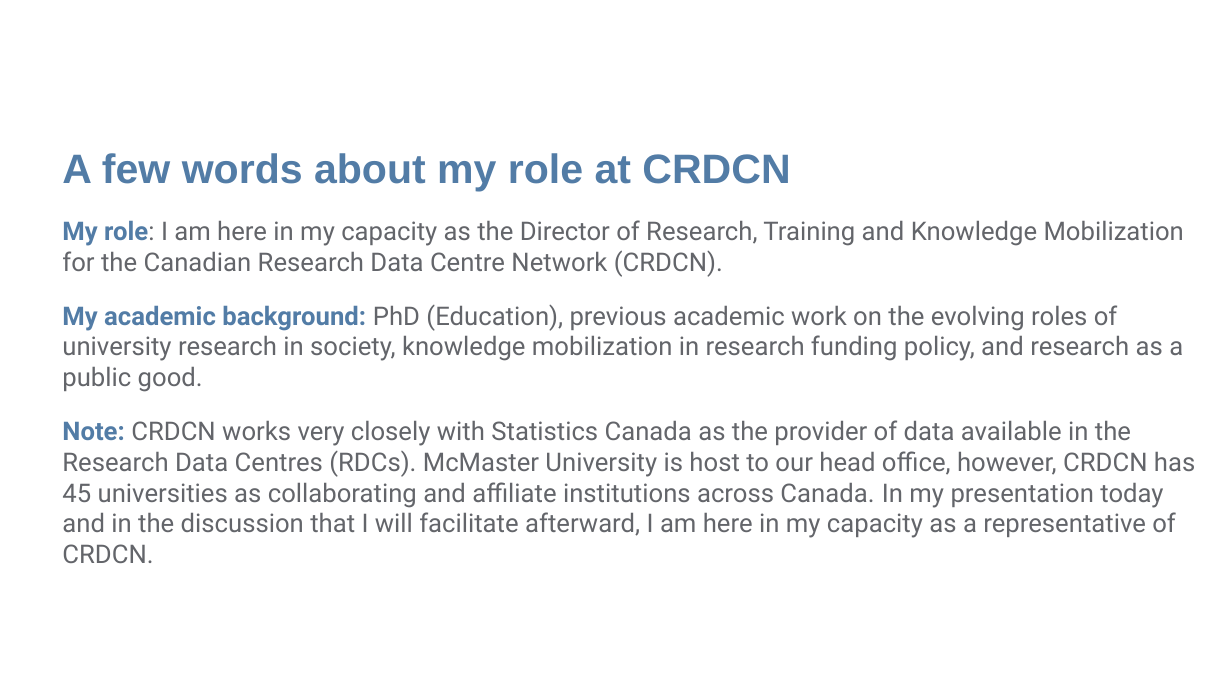
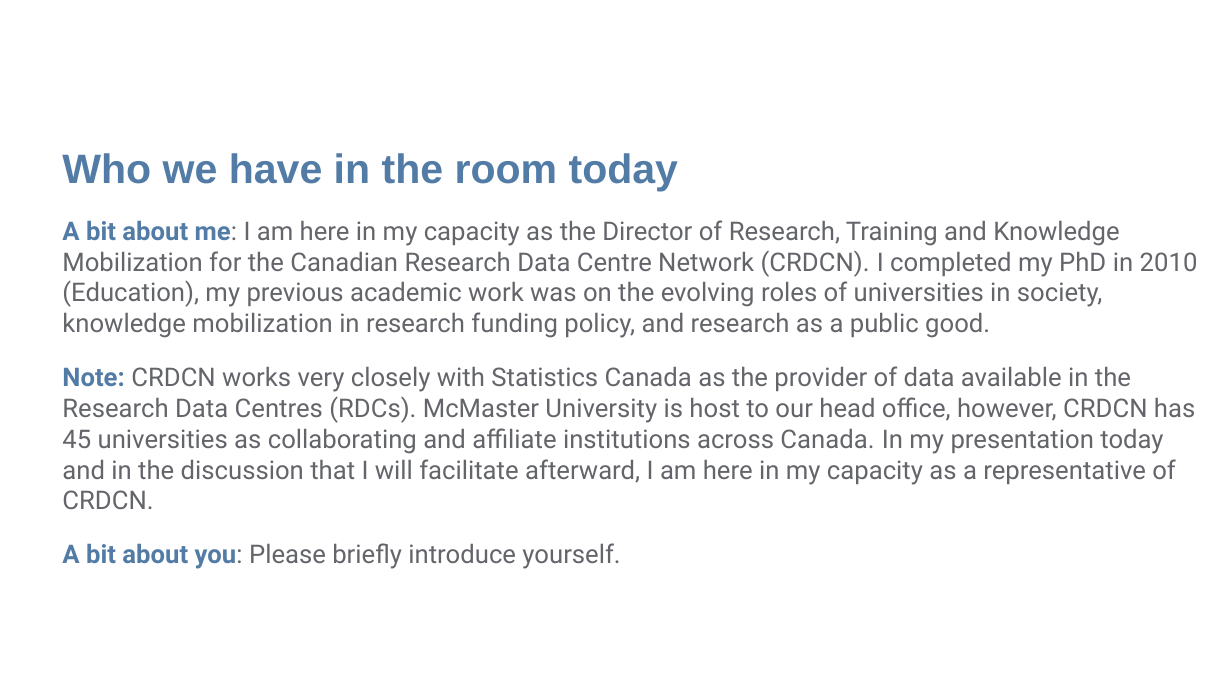
Before and after one commit to CRDCN/RAD_Training, a slide deck: slide 4 of Provincial outreach deck.pptx. Drawn at 1232x693 pixels with LibreOffice and Linux fonts; fonts in the diff are those of the drawing; background and template pictures are left out. Boxes give left, top, right and bottom in pixels: in the first picture for what was removed or moved away, otherwise in the second. Text is boxed around its words. In the diff, an @@ line names an element or a change of style, - is before the commit and + after.

```diff
--- a/Provincial outreach deck.pptx
+++ b/Provincial outreach deck.pptx
@@ text at <box>62,153,1198,338</box>: text changed @@
-A few words about my role at CRDCN
-My role: I am here in my capacity as the Director of Research, Training and Knowledge Mobilization for the Canadian Research Data Centre Network (CRDCN).
-My academic background: PhD (Education), previous academic work on the evolving roles of university research in society, knowledge mobilization in research funding policy, and research as a public good.
+Who we have in the room today
+A bit about me: I am here in my capacity as the Director of Research, Training and Knowledge Mobilization for the Canadian Research Data Centre Network (CRDCN). I completed my PhD in 2010 (Education), my previous academic work was on the evolving roles of universities in society, knowledge mobilization in research funding policy, and research as a public good.
@@ text at <box>62,543,620,569</box>: paragraph added @@
+A bit about you: Please briefly introduce yourself.
```
Also in this commit, not shown: 6 other slides changed, 2 slides removed, 2 other files.
